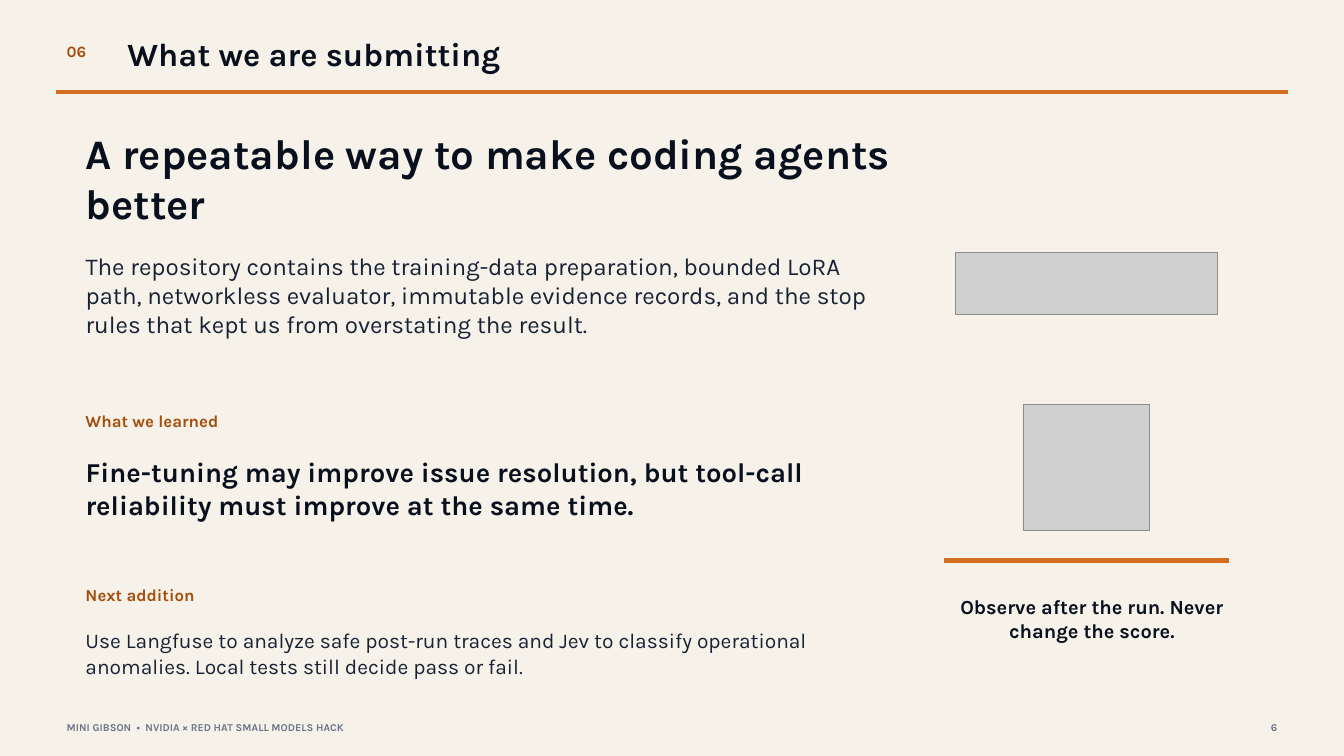
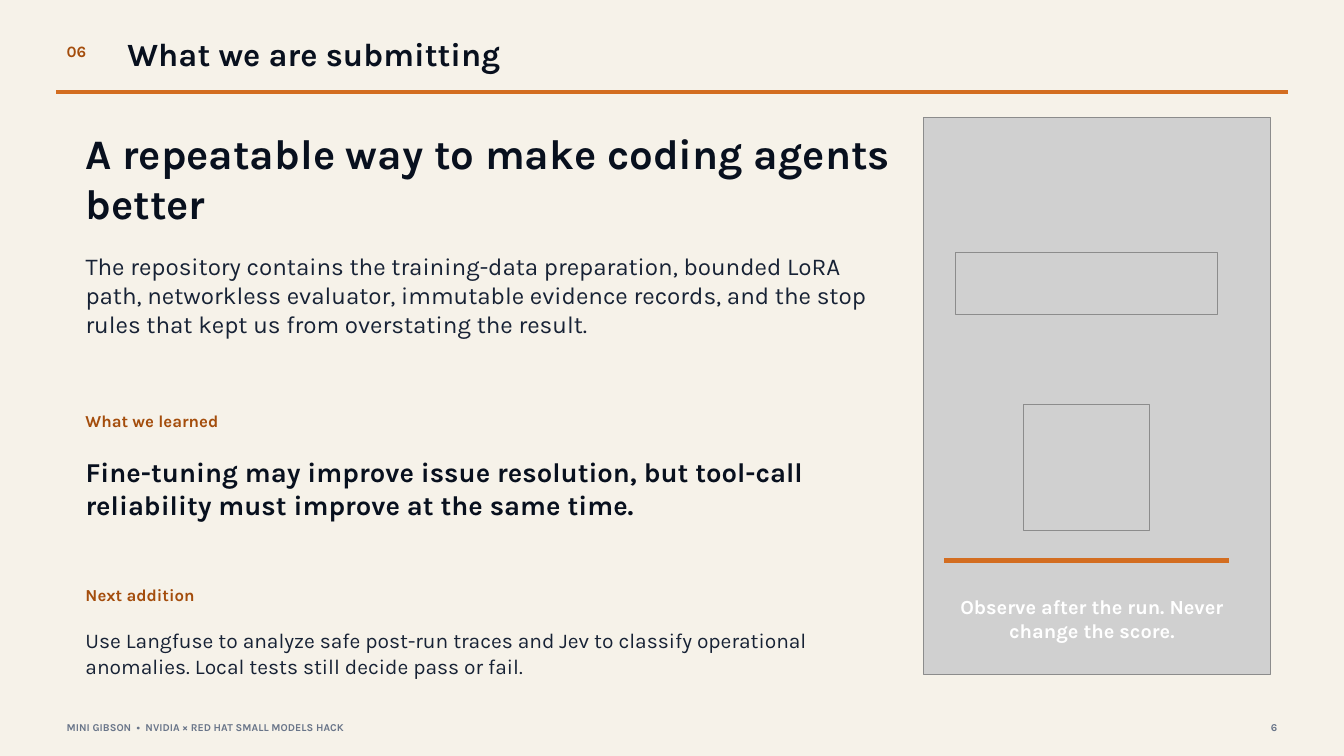
Before and after one commit to mrhinkle/mini-gibson, a slide deck: slide 6 of presentation/final-findings/mini-gibson-final-findings.pptx. Drawn at 1344x756 pixels with LibreOffice and Linux fonts; fonts in the diff are those of the drawing; grey boxes stand for pictures. Boxes give left, top, right and bottom in pixels: in the first picture for what was removed or moved away, otherwise in the second. Text is boxed around its words. In the diff, an @@ line names an element or a change of style, - is before the commit and + after.

```diff
--- a/presentation/final-findings/mini-gibson-final-findings.pptx
+++ b/presentation/final-findings/mini-gibson-final-findings.pptx
@@ picture added at [925,118,1271,675] @@
@@ text "Observe after the run. Never ..." at [960,601,1224,643]: text colour #08101E to #FFFFFF @@
```
Also in this commit, not shown: 2 other slides changed, 10 other files.
